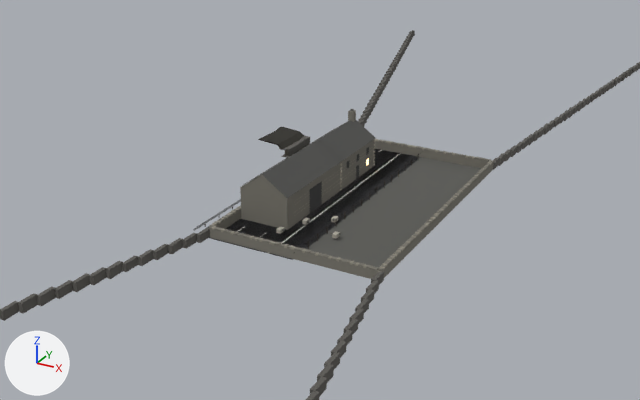
An edit to the glTF model public/assets/source-drive/m62-land/m62-land.glb, drawn before and after from the same camera.
Rendered twice from a 50 mm camera at (58.0, -103.6, 50.3) aimed at (2.0, -1.7, -0.6). Lighting does not change. The marker at lower left points along +X, +Y and +Z. The picture after the commit comes second.

In view in the first picture: 'm62_carriageway', 'm62_farm', 'm62_grit_face_1' and 2 more.
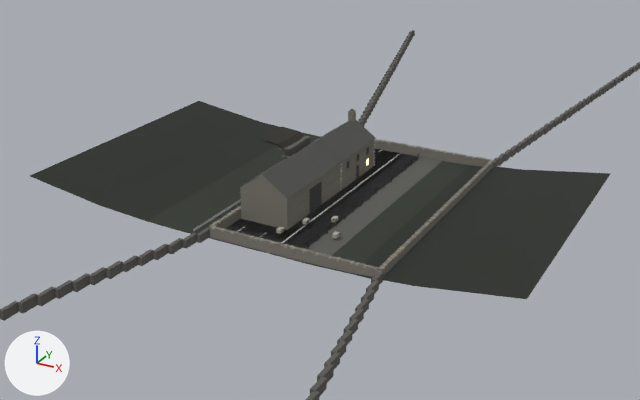
Changed parts and their boxes (x1, y1, x2, y2) in the pictures (640 x 400 px):
'm62_verge', added: after (30, 101, 611, 299)
    faces in mat_peat_above_the_motorway (black #292d27): (30, 101, 611, 299)
    faces in mat_wet_pennine_verge (dark grey #31372e): (147, 132, 469, 274)

What changed in the scene script:
```text
Add mat_wet_pennine_verge:
    mat_wet_pennine_verge = principled_material('wet pennine verge')
    mat_wet_pennine_verge.base_color = (0.031, 0.038, 0.027)  # dark grey #31372e
    mat_wet_pennine_verge.roughness = 0.96
Add mat_peat_above_the_motorway:
    mat_peat_above_the_motorway = principled_material('peat above the motorway')
    mat_peat_above_the_motorway.base_color = (0.022, 0.026, 0.02)  # black #292d27
    mat_peat_above_the_motorway.roughness = 0.98
Add me_m62_verge:
    me_m62_verge.from_pydata([(-8.5, -20.5, 0.0), (-6.1, -20.5, 0.0), (-6.1, 20.5, 0.0), (-8.5, 20.5, 0.0), (-14.1, -20.5, 0.1), (-14.1, 20.5, 0.1), (8.5, -20.5, 0.0), (10.9, -20.5, 0.0), (10.9, 20.5, 0.0), (8.5, 20.5, 0.0), (16.5, -20.5, 0.1), (16.5, 20.5, 0.1), (-22.1, -20.5, 0.7), (-22.1, 20.5, 0.7), (-35.1, -20.5, 2.6), (-35.1, 20.5, 2.6), (24.5, -20.5, 0.7), (24.5, 20.5, 0.7), (37.5, -20.5, 2.6), (37.5, 20.5, 2.6)], [], [(0, 1, 2), (0, 2, 3), (4, 0, 3), (4, 3, 5), (6, 7, 8), (6, 8, 9), (7, 10, 11), (7, 11, 8), (12, 4, 5), (12, 5, 13), (14, 12, 13), (14, 13, 15), (10, 16, 17), (10, 17, 11), (16, 18, 19), (16, 19, 17)])
    for i in [*range(8, 16)]: me_m62_verge.polygons[i].material_index = 1
    me_m62_verge.materials.append(mat_wet_pennine_verge)  # dark grey #31372e
    me_m62_verge.materials.append(mat_peat_above_the_motorway)  # black #292d27
Add ob_m62_verge:
    ob_m62_verge = bpy.data.objects.new('m62_verge', me_m62_verge)
    ob_m62_verge.location = (0.0, 0.0, 0.0)
```
